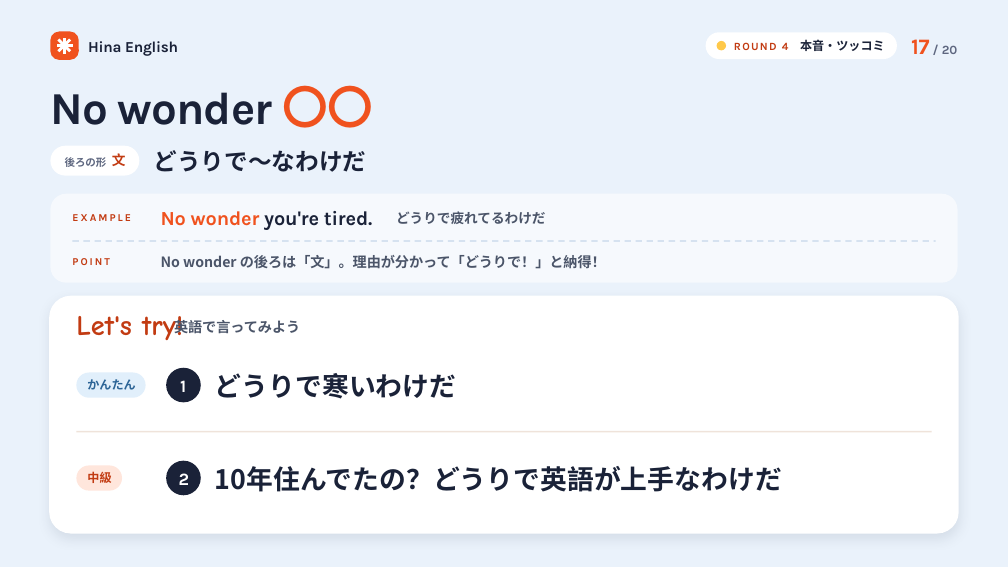
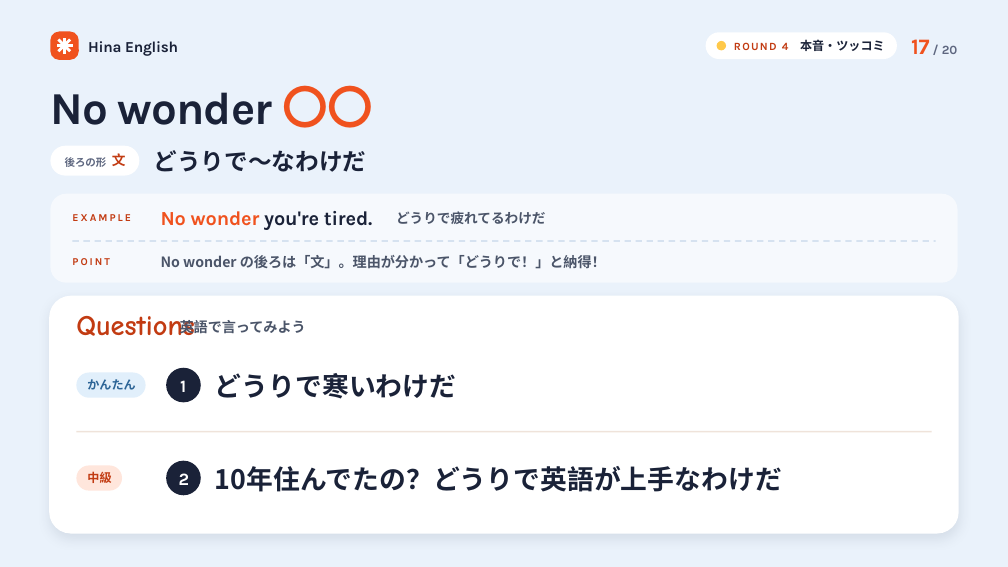
Before and after one commit to hinakajisaki-dev/hina-english, a slide deck: slide 38 of live/daily-phrases-part2/daily-phrases-part2.pptx (slide 40 before the commit). Drawn at 1008x567 pixels with LibreOffice and Linux fonts; fonts in the diff are those of the drawing. Boxes give left, top, right and bottom in pixels: in the first picture for what was removed or moved away, otherwise in the second. Text is boxed around its words. In the diff, an @@ line names an element or a change of style, - is before the commit and + after.

```diff
--- a/live/daily-phrases-part2/daily-phrases-part2.pptx
+++ b/live/daily-phrases-part2/daily-phrases-part2.pptx
@@ text at bbox=[76, 316, 195, 336]: text changed @@
-Let's try!
+Questions
@@ text "英語で言ってみよう": place and size @@
-text "英語で言ってみよう" at bbox=[174, 318, 300, 335]
+text "英語で言ってみよう" at bbox=[180, 320, 306, 335]
```
Also in this commit, not shown: 19 other slides changed, 1 slide added, 3 slides removed, 6 other files.
